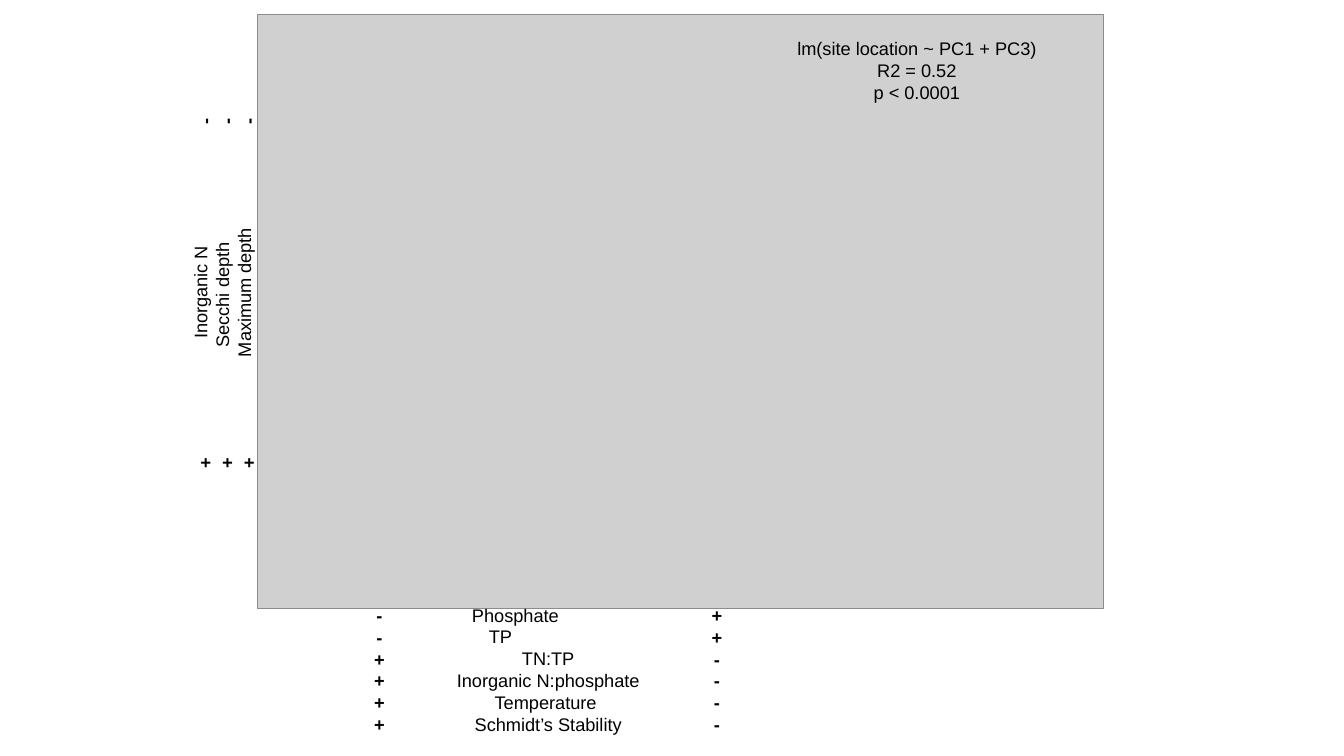
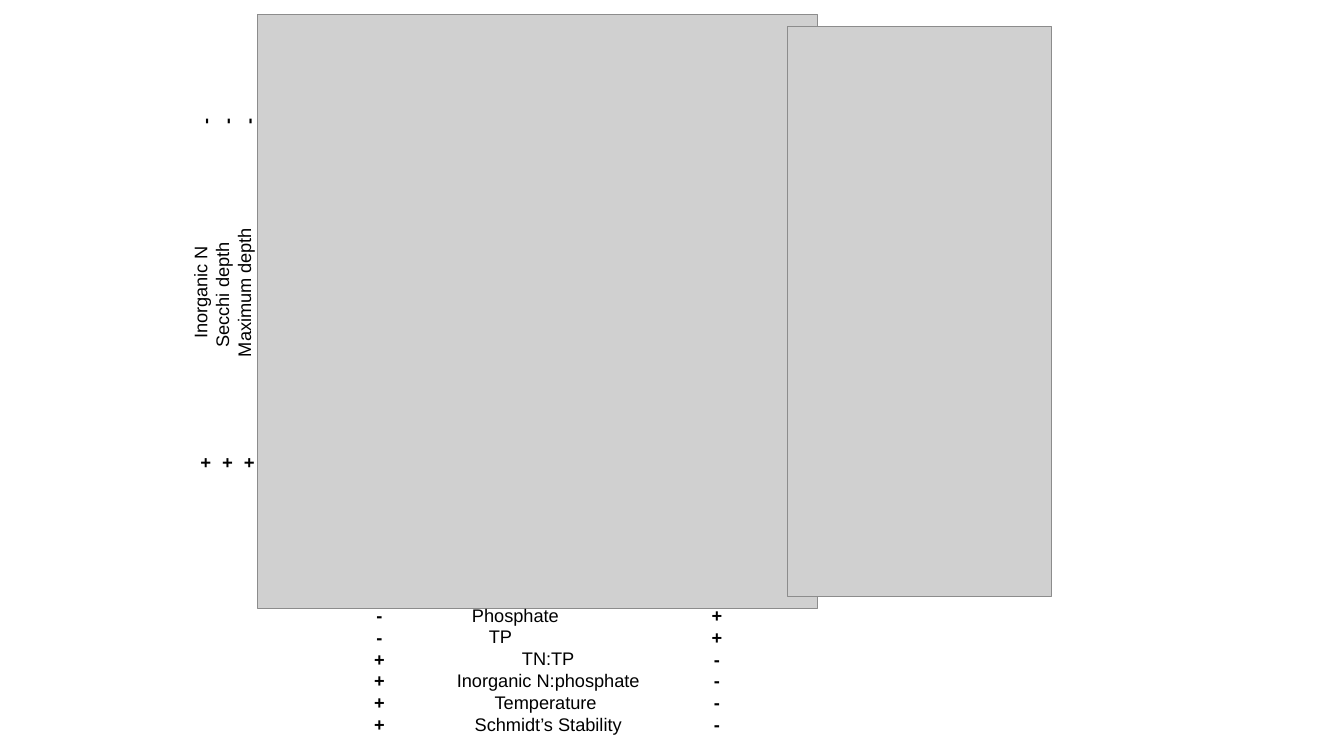
Before and after one commit to LinneaRock/WY_Boysen_PhytoNutrient, a slide deck: slide 1 of Figures/PCA/formatting PCA fig.pptx. Drawn at 1344x756 pixels with LibreOffice and Linux fonts; fonts in the diff are those of the drawing; grey boxes stand for pictures. Boxes give left, top, right and bottom in pixels: in the first picture for what was removed or moved away, otherwise in the second. Text is boxed around its words. In the diff, an @@ line names an element or a change of style, - is before the commit and + after.

```diff
--- a/Figures/PCA/formatting PCA fig.pptx
+++ b/Figures/PCA/formatting PCA fig.pptx
@@ picture: place and size @@
-picture at [258,14,1104,608]
+picture at [258,14,818,608]
@@ picture added at [788,26,1053,596] @@
@@ text removed at [797,41,1036,103] @@
-lm(site location ~ PC1 + PC3)
-R2 = 0.52
-p < 0.0001
```
Also in this commit, not shown: 1 other file.
